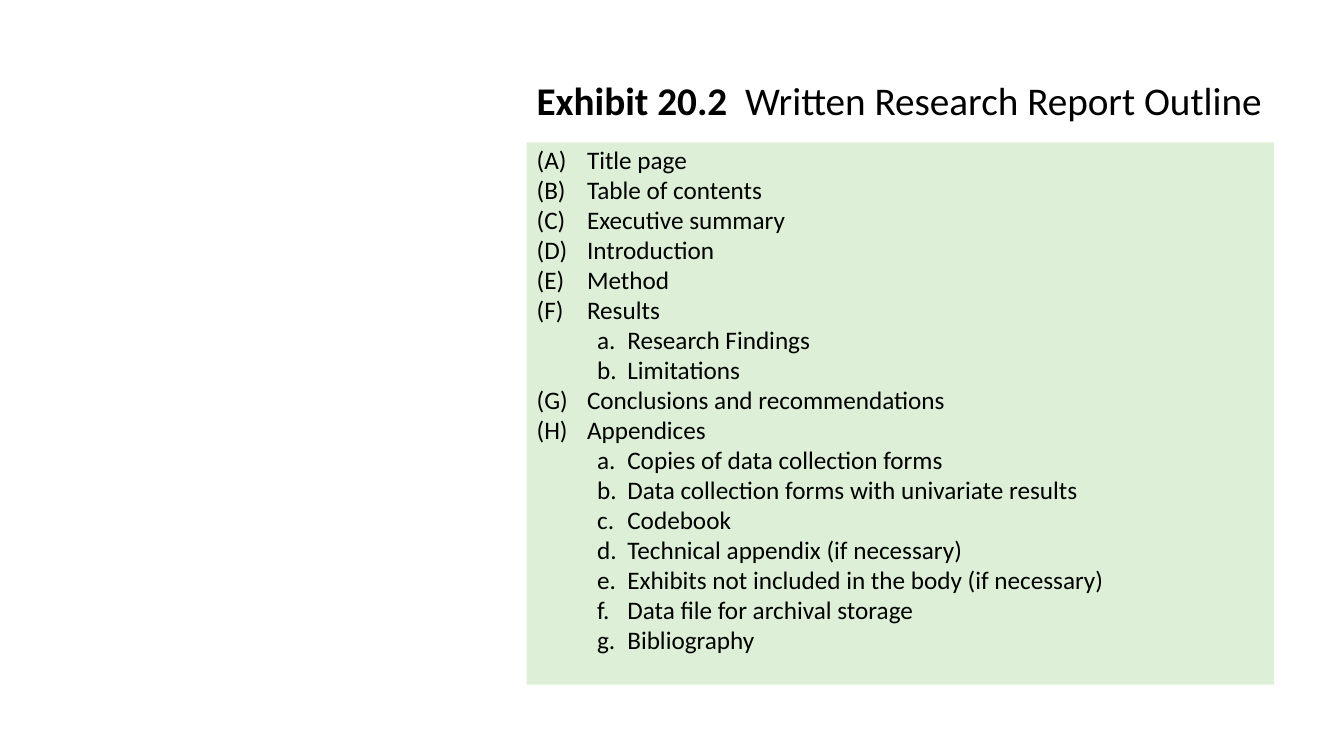
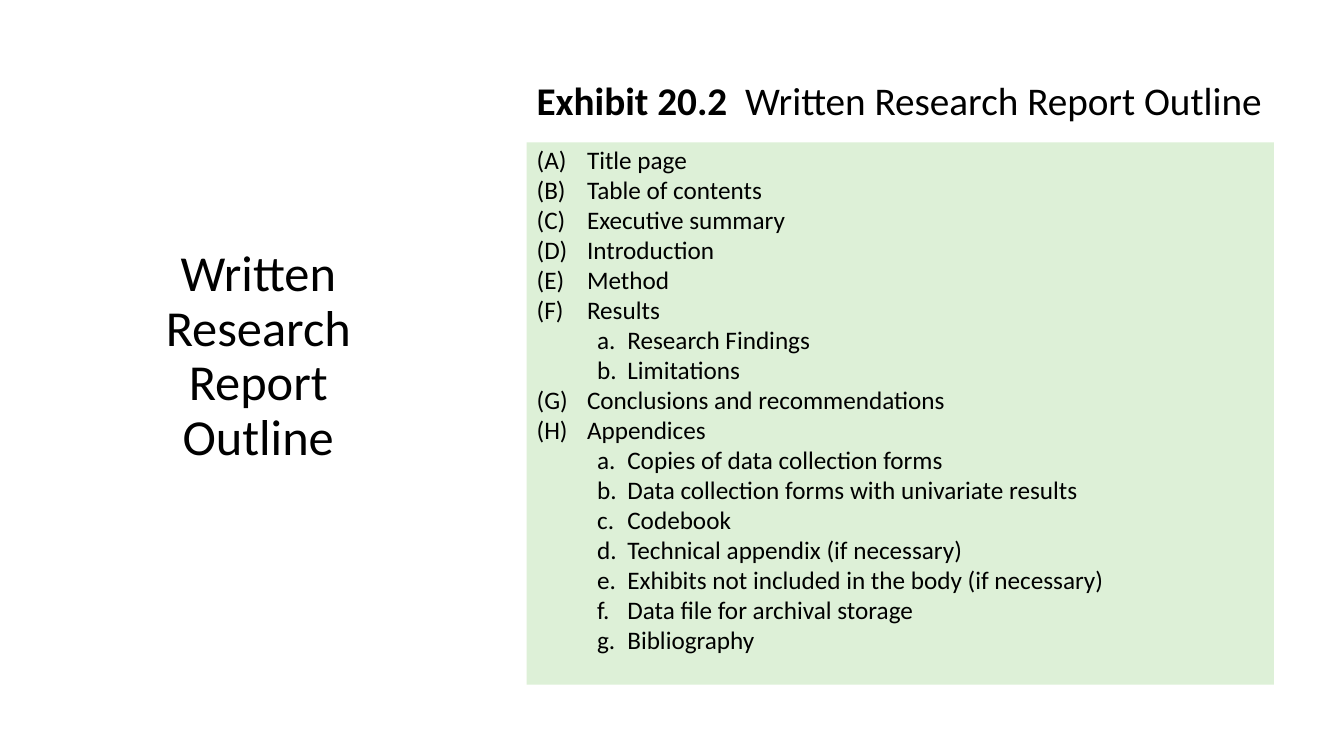
Before and after one commit to mikenguyen13/mar4050, a slide deck: slide 27 of lectures/11/1_Correlation.pptx (slide 18 before the commit). Drawn at 1344x756 pixels with LibreOffice and Linux fonts; fonts in the diff are those of the drawing. Boxes give left, top, right and bottom in pixels: in the first picture for what was removed or moved away, otherwise in the second. Text is boxed around its words. In the diff, an @@ line names an element or a change of style, - is before the commit and + after.

```diff
--- a/lectures/11/1_Correlation.pptx
+++ b/lectures/11/1_Correlation.pptx
@@ title added at (166, 256, 351, 456), 36 pt, text #000000 @@
+Written Research Report Outline
```
Also in this commit, not shown: 9 other slides changed, 10 slides added, 1 slide removed, 7 other files.
